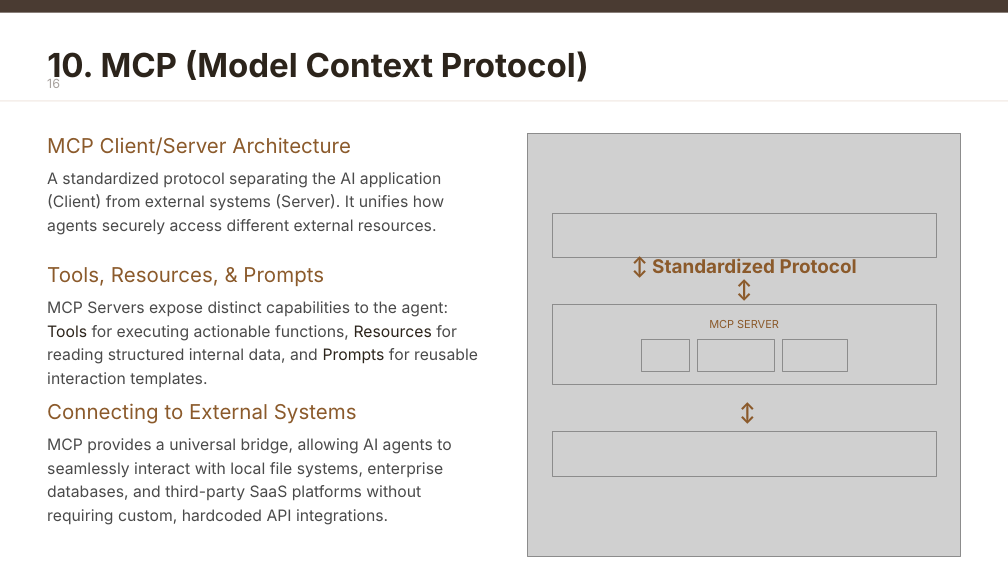
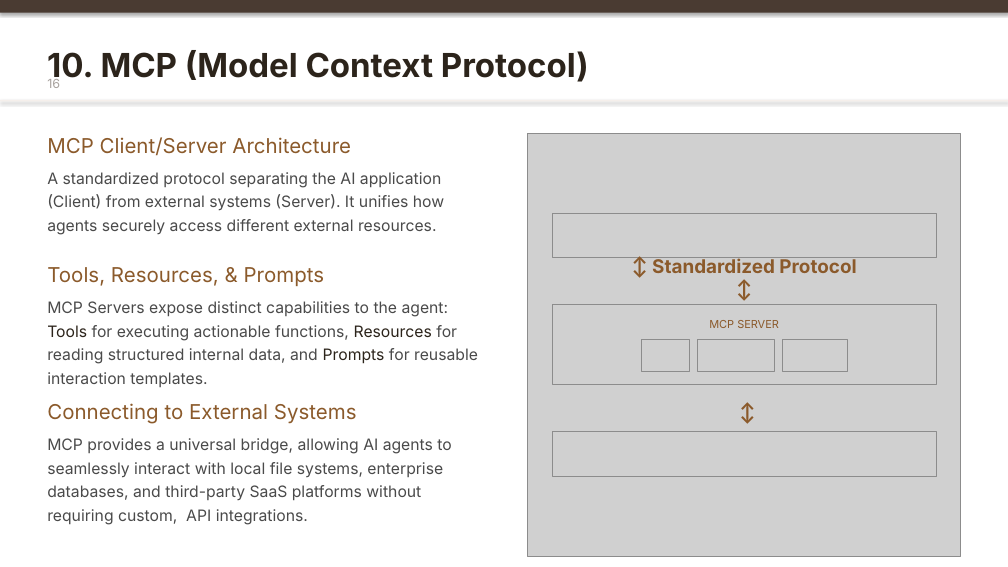
Before and after one commit to Eniyan-Ravi/Weekly_report, a slide deck: slide 17 of LLMs, RAG & Agents Concepts.pptx. Drawn at 1008x567 pixels with LibreOffice and Linux fonts; fonts in the diff are those of the drawing; grey boxes stand for pictures. Boxes give left, top, right and bottom in pixels: in the first picture for what was removed or moved away, otherwise in the second. Text is boxed around its words. In the diff, an @@ line names an element or a change of style, - is before the commit and + after.

Commit message:
ppt uploaded

```diff
--- a/LLMs, RAG & Agents Concepts.pptx
+++ b/LLMs, RAG & Agents Concepts.pptx
@@ rectangle at [0,0,1008,13]: shadow on @@
@@ rectangle at [0,100,1008,101]: shadow on @@
@@ text at [47,438,451,525]: text changed @@
-MCP provides a universal bridge, allowing AI agents to seamlessly interact with local file systems, enterprise databases, and third-party SaaS platforms without requiring custom, hardcoded API integrations.
+MCP provides a universal bridge, allowing AI agents to seamlessly interact with local file systems, enterprise databases, and third-party SaaS platforms without requiring custom, API integrations.
```
Also in this commit, not shown: 16 other slides changed.
